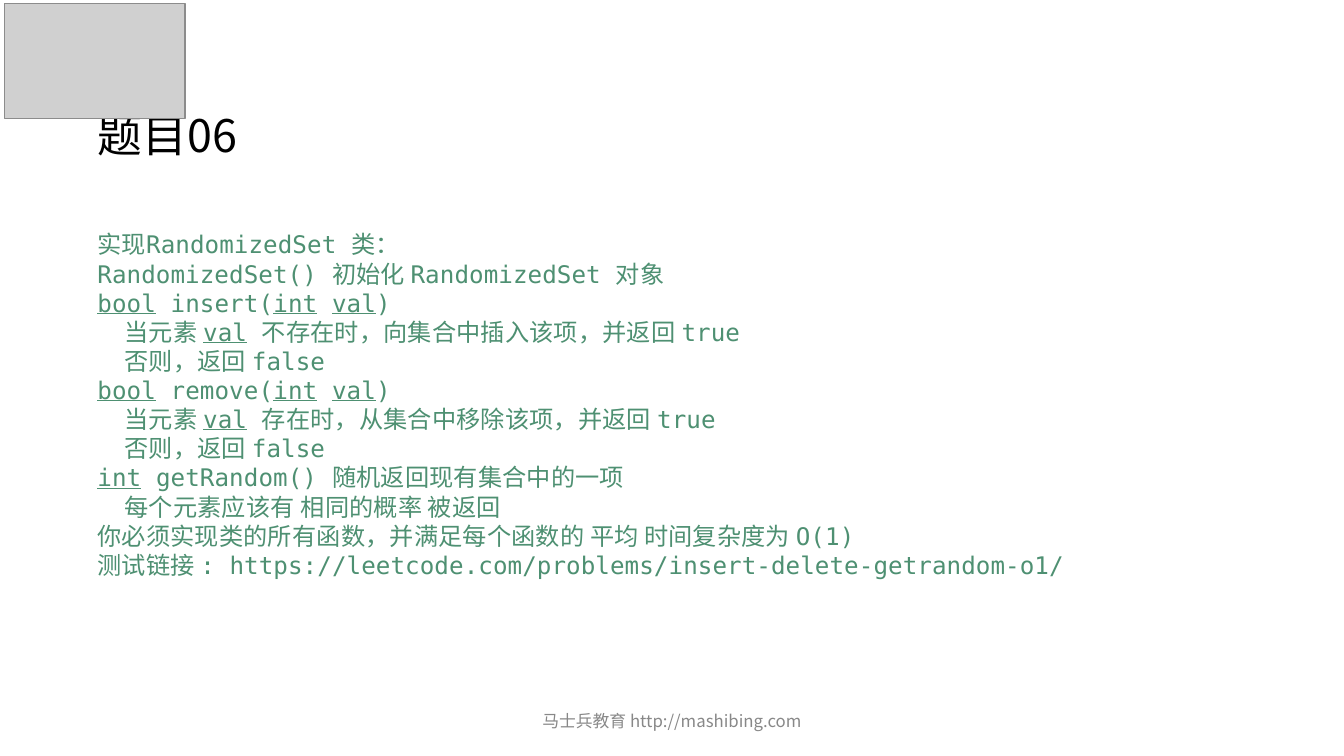
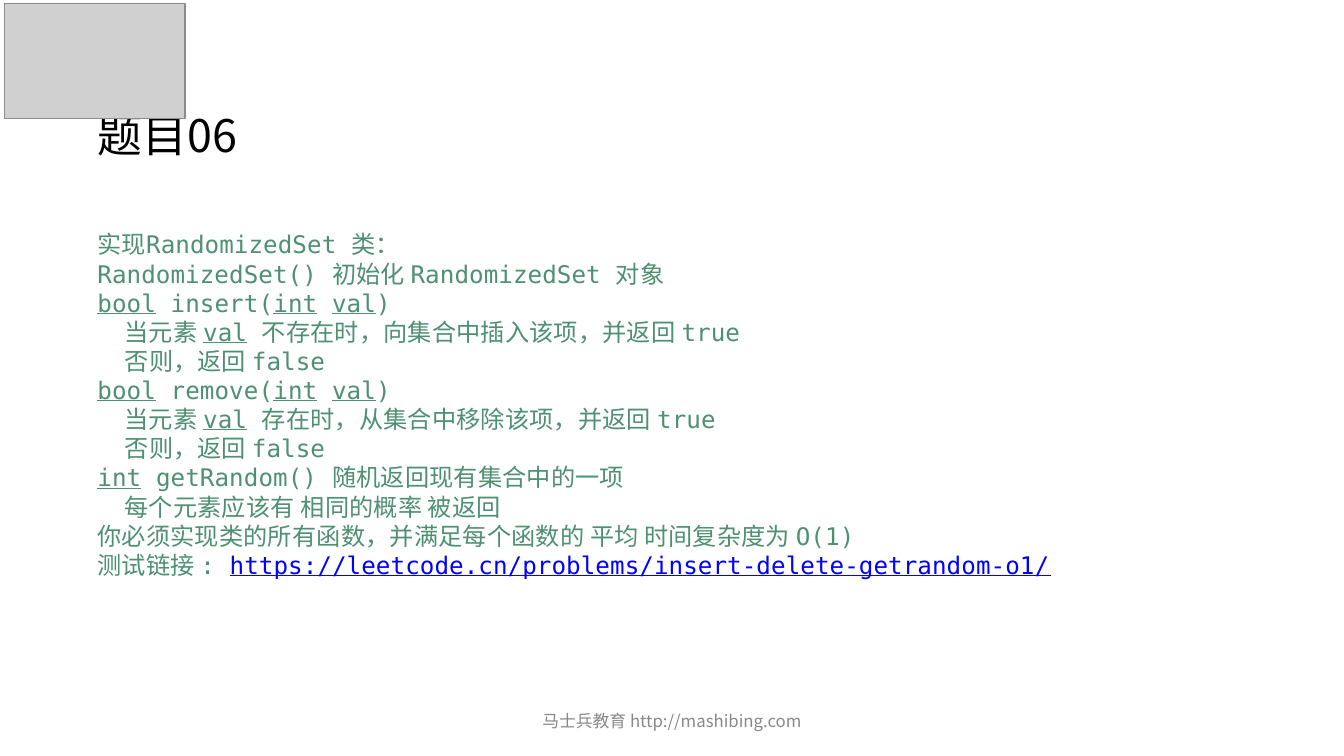
Before and after one commit to wblksheep/algorithm-zuo-msb-code, a slide deck: slide 8 of MCA算法突击课/第03期/ppt/powerpoint/第07节.pptx. Drawn at 1344x756 pixels with LibreOffice and Linux fonts; fonts in the diff are those of the drawing; grey boxes stand for pictures. Boxes give left, top, right and bottom in pixels: in the first picture for what was removed or moved away, otherwise in the second. Text is boxed around its words. In the diff, an @@ line names an element or a change of style, - is before the commit and + after.

```diff
--- a/MCA算法突击课/第03期/ppt/powerpoint/第07节.pptx
+++ b/MCA算法突击课/第03期/ppt/powerpoint/第07节.pptx
@@ text at box(97, 553, 1049, 580): text changed; text colour #4E9072 to #0000FF @@
-测试链接 : https://leetcode.com/problems/insert-delete-getrandom-o1/
+测试链接 : https://leetcode.cn/problems/insert-delete-getrandom-o1/
```
Also in this commit, not shown: 5 other slides changed, 3 other files.
